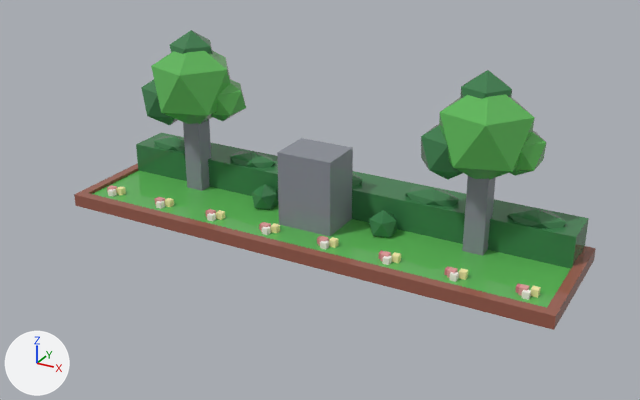
Renders of the glTF model assets/cat-cafe/exports/CatCafe_Square_Garden.glb from each side of a commit.
Camera for both pictures: a camera (50 mm lens) standing at (19.7, -35.5, 19.5) and looking at (0.6, -0.9, 2.2). Lighting does not change. The marker at lower left points along +X, +Y and +Z. The older version comes first. Vertices at exactly the same position are counted once.

Before the edit, the objects in view are built like this:
```python
me_catcafe_square_garden = bpy.data.meshes.new('CatCafe_Square_Garden')
me_catcafe_square_garden.from_pydata(...)  # 248 vertices, 428 faces; spans x -13.0..13.0, y -3.5..3.5, z 0.0..9.1
me_catcafe_square_garden.materials.append(mat_catcafe_palette)
me_catcafe_square_garden_barrier = bpy.data.meshes.new('CatCafe_Square_Garden_Barrier')
me_catcafe_square_garden_barrier.from_pydata(...)  # 24 vertices, 36 faces; spans x -8.5..8.5, y -1.1..1.5, z 0.5..5.2
me_catcafe_square_garden_barrier.materials.append(mat_catcafe_palette)
me_catcafe_square_garden_flowers = bpy.data.meshes.new('CatCafe_Square_Garden_Flowers')
me_catcafe_square_garden_flowers.from_pydata(...)  # 256 vertices, 384 faces; spans x -11.9..11.9, y -2.5..-1.8, z 0.5..0.9
me_catcafe_square_garden_flowers.materials.append(mat_catcafe_palette)
me_catcafe_square_garden_tops_decor = bpy.data.meshes.new('CatCafe_Square_Garden_Tops_Decor')
me_catcafe_square_garden_tops_decor.from_pydata(...)  # 60 vertices, 100 faces; spans x -11.8..11.8, y 1.3..2.9, z 1.5..2.6
me_catcafe_square_garden_tops_decor.materials.append(mat_catcafe_palette)
ob_catcafe_square_garden = bpy.data.objects.new('CatCafe_Square_Garden', me_catcafe_square_garden)
ob_catcafe_square_garden.location = (0.0, 0.0, 0.0)
ob_catcafe_square_garden_barrier = bpy.data.objects.new('CatCafe_Square_Garden_Barrier', me_catcafe_square_garden_barrier)
ob_catcafe_square_garden_barrier.location = (0.0, 0.0, 0.0)
ob_catcafe_square_garden_flowers = bpy.data.objects.new('CatCafe_Square_Garden_Flowers', me_catcafe_square_garden_flowers)
ob_catcafe_square_garden_flowers.location = (0.0, 0.0, 0.0)
ob_catcafe_square_garden_tops_decor = bpy.data.objects.new('CatCafe_Square_Garden_Tops_Decor', me_catcafe_square_garden_tops_decor)
ob_catcafe_square_garden_tops_decor.location = (0.0, 0.0, 0.0)
```
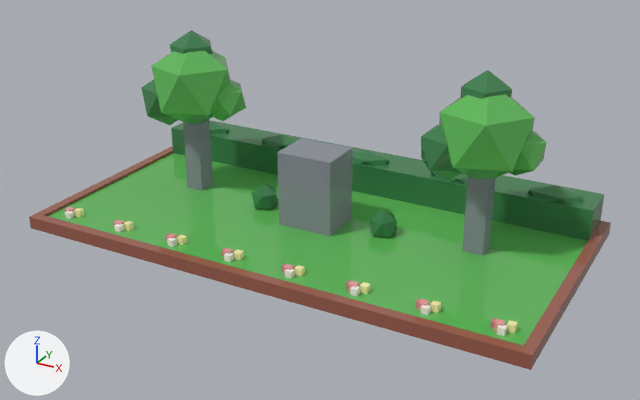
The edits, one by one:
me_catcafe_square_garden is used by ob_catcafe_square_garden; location (0.0, 0.0, 0.0).
me_catcafe_square_garden had 248 vertices, 428 faces and spanned x -13.0..13.0, y -3.5..3.5, z 0.0..9.1.
me_catcafe_square_garden now has 248 vertices, 428 faces and spans x -13.0..13.0, y -6.8..6.8, z 0.0..9.1.
me_catcafe_square_garden part 1: the loose piece of 8 vertices spanning x -12.5..12.5, y 1.2..3.5, z 0.5..2.1 is moved by (0.0, 3.3, 0.0).
me_catcafe_square_garden part 2: all 14 vertices in x -13.0..13.0, y -3.5..-3.0, z 0.0..0.6 are moved by (0.0, -3.2, 0.0).
me_catcafe_square_garden part 3: 14 of the vertices in x -13.0..13.0, y 3.0..3.5, z 0.0..0.6 are moved by (0.0, 3.2, 0.0).
me_catcafe_square_garden_flowers is used by ob_catcafe_square_garden_flowers; location (0.0, 0.0, 0.0).
me_catcafe_square_garden_flowers had 256 vertices, 384 faces and spanned x -11.9..11.9, y -2.5..-1.8, z 0.5..0.9.
me_catcafe_square_garden_flowers now has 256 vertices, 384 faces and spans x -11.9..11.9, y -5.7..-5.0, z 0.5..0.9.
me_catcafe_square_garden_flowers part 4: the whole mesh is moved by (0.0, -3.2, 0.0).
me_catcafe_square_garden_tops_decor is used by ob_catcafe_square_garden_tops_decor; location (0.0, 0.0, 0.0).
me_catcafe_square_garden_tops_decor had 60 vertices, 100 faces and spanned x -11.8..11.8, y 1.3..2.9, z 1.5..2.6.
me_catcafe_square_garden_tops_decor now has 60 vertices, 100 faces and spans x -11.8..11.8, y 4.6..6.1, z 1.5..2.6.
me_catcafe_square_garden_tops_decor part 5: the whole mesh is moved by (0.0, 3.3, 0.0).

Changed parts and their boxes (x1, y1, x2, y2) in the pictures (640 x 400 px; the box of a moved part takes in the faces that stretch with it):
'CatCafe_Square_Garden', reshaped (11% wider, 13% taller)
    before: (74, 30, 596, 330)
    after: (29, 30, 611, 370)
'CatCafe_Square_Garden_Tops_Decor', moved
    before: (154, 136, 567, 229)
    after: (209, 121, 584, 203)
'CatCafe_Square_Garden_Flowers', moved
    before: (107, 185, 541, 300)
    after: (64, 207, 518, 336)
part 1 of me_catcafe_square_garden, moved or reshaped
    before: (136, 133, 589, 269)
    after: (171, 120, 604, 241)
part 2 of me_catcafe_square_garden, moved or reshaped
    before: (74, 191, 559, 330)
    after: (29, 213, 536, 370)
part 3 of me_catcafe_square_garden, moved or reshaped
    before: (81, 163, 596, 324)
    after: (38, 146, 611, 362)
